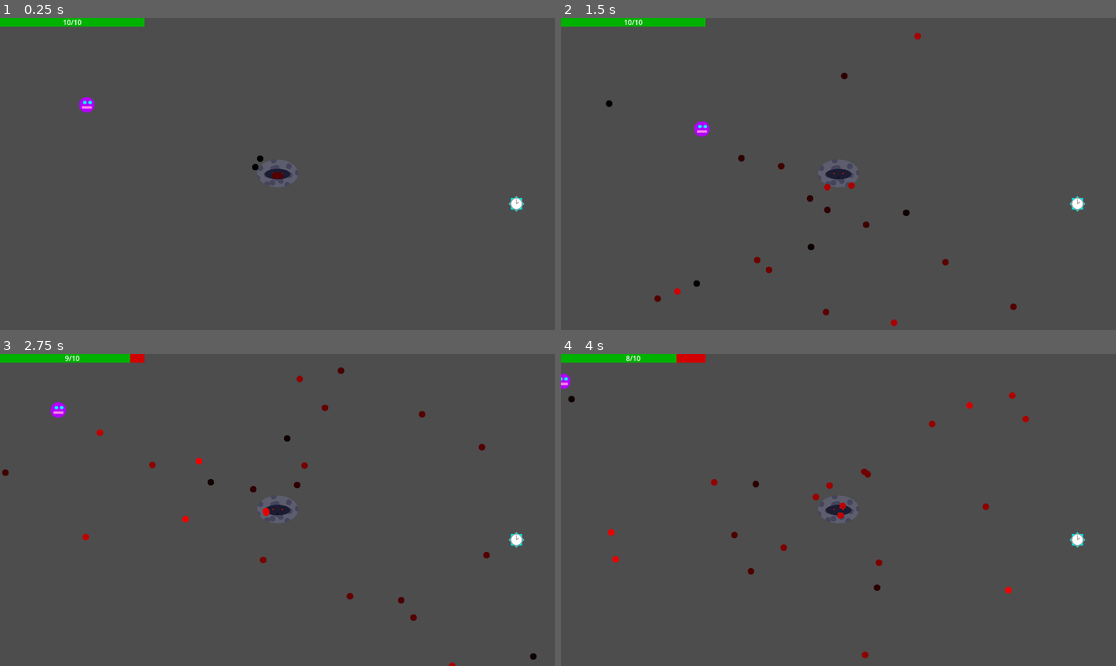
Above: before the commit, frames 1-4 (two rows, left to right).
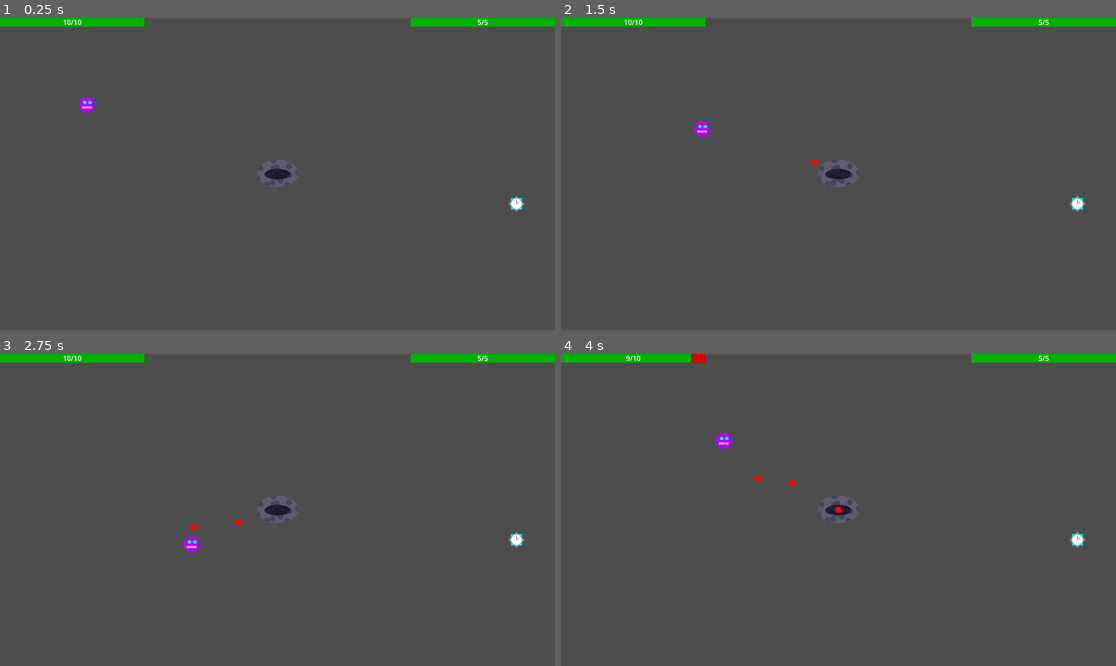
Above: after the commit, the same moments.

Repository: Antoine-Lagache/GameJam_2025
Game: Godot game, scene res://scene/main.tscn
Same seed, same stepped clock (60 frames per second), same inputs: the game is played once before the commit and once after it.
Inputs:
- Up to frame 1 (0.25 s): no input
- Up to frame 2 (1.5 s): hold Right (right) 0.53-1.28 s; hold Shift 0.53-1.28 s; hold Down (down) from 1.28 s (still down); tap Shift at 1.35 s
- Up to frame 3 (2.75 s): release Down (down) at 2.03 s; hold Right (right) from 2.03 s (still down); hold Shift from 2.03 s (still down)
- Up to frame 4 (4 s): release Right (right) at 2.78 s; release Shift at 2.78 s; hold Up (up) 2.78-3.53 s; tap Shift at 2.85 s; hold Left (left) from 3.53 s (still down); hold Shift from 3.53 s (still down)

The runs differ from the first frame. In frame 1, 0.8% of the frame differs, in the area x 45-100%, y 0-52%; in frame 2, 1.2%; in frame 3, 1.6%, in the area x 0-100%, y 0-100%; in frame 4, 1.6%.

Commit message:
geat sur le boss et ajout d'un shader

Diff:
--- a/gamejame/scene/health_bar.tscn
+++ b/gamejame/scene/health_bar.tscn
@@ -3,6 +3,7 @@
 [ext_resource type="Script" uid="uid://bl5jv4s2inf3u" path="res://script/health_bar.gd" id="1_ypsry"]
 
 [node name="Health_bar" type="Node2D"]
+z_index = 1
 script = ExtResource("1_ypsry")
 
 [node name="red" type="ColorRect" parent="."]
--- a/gamejame/scene/mechant.tscn
+++ b/gamejame/scene/mechant.tscn
@@ -1,7 +1,8 @@
-[gd_scene load_steps=4 format=3 uid="uid://bixsisomkggkx"]
+[gd_scene load_steps=5 format=3 uid="uid://bixsisomkggkx"]
 
 [ext_resource type="Texture2D" uid="uid://dvgjro8yi6tjy" path="res://sprites/mechant.png" id="1_to7ja"]
 [ext_resource type="Script" uid="uid://db1rl4it33xcl" path="res://script/mechant.gd" id="2_7bvp0"]
+[ext_resource type="PackedScene" uid="uid://lmckkoynou7k" path="res://scene/health_bar.tscn" id="3_ths1h"]
 
 [sub_resource type="CircleShape2D" id="CircleShape2D_7bvp0"]
 radius = 48.0416
@@ -25,5 +26,12 @@
 wait_time = 0.7
 autostart = true
 
+[node name="CanvasLayer" type="CanvasLayer" parent="."]
+
+[node name="Health_bar" parent="CanvasLayer" instance=ExtResource("3_ths1h")]
+position = Vector2(1420, 0)
+max_health = 5
+health = 5
+
 [connection signal="body_entered" from="Area2D" to="." method="_on_area_2d_body_entered"]
 [connection signal="timeout" from="Timer" to="." method="_on_timer_timeout"]
--- a/gamejame/scene/player.tscn
+++ b/gamejame/scene/player.tscn
@@ -26,4 +26,3 @@
 
 [node name="HeroHit" type="AudioStreamPlayer" parent="."]
 stream = ExtResource("4_ct4mp")
-bus = &"Hero_hit"
--- a/gamejame/scene/time.tscn
+++ b/gamejame/scene/time.tscn
@@ -1,9 +1,39 @@
-[gd_scene load_steps=2 format=3 uid="uid://dmi7sdx6ab5as"]
+[gd_scene load_steps=4 format=3 uid="uid://dmi7sdx6ab5as"]
 
 [ext_resource type="Script" uid="uid://b6vjsah7mp4dy" path="res://script/time.gd" id="1_yegv2"]
 
+[sub_resource type="Shader" id="Shader_066fg"]
+code = "shader_type canvas_item;
+
+uniform bool invert;
+uniform sampler2D SCREEN_TEXTURE : hint_screen_texture, filter_linear_mipmap;
+
+void fragment() {
+	vec4 original_color = texture(SCREEN_TEXTURE, UV);
+	if (invert){
+		COLOR = vec4(1.0-original_color.rgb, original_color.a);
+	}else{
+		COLOR = original_color;
+	}
+}
+
+//void light() {
+//	// Called for every pixel for every light affecting the CanvasItem.
+//	// Uncomment to replace the default light processing function with this one.
+//}
+"
+
+[sub_resource type="ShaderMaterial" id="ShaderMaterial_yegv2"]
+shader = SubResource("Shader_066fg")
+shader_parameter/invert = false
+
 [node name="Node2D" type="Node2D"]
 script = ExtResource("1_yegv2")
+
+[node name="Inversion_shader" type="ColorRect" parent="."]
+material = SubResource("ShaderMaterial_yegv2")
+offset_right = 1920.0
+offset_bottom = 1080.0
 
 [node name="Timer" type="Timer" parent="."]
 process_callback = 0
--- a/gamejame/scene/time_stop.tscn
+++ b/gamejame/scene/time_stop.tscn
@@ -7,6 +7,33 @@
 
 [sub_resource type="CircleShape2D" id="CircleShape2D_pnf1x"]
 radius = 23.0217
+
+[sub_resource type="Animation" id="Animation_0h0kn"]
+length = 0.001
+tracks/0/type = "value"
+tracks/0/imported = false
+tracks/0/enabled = true
+tracks/0/path = NodePath("Sprite2D:visible")
+tracks/0/interp = 1
+tracks/0/loop_wrap = true
+tracks/0/keys = {
+"times": PackedFloat32Array(0),
+"transitions": PackedFloat32Array(1),
+"update": 1,
+"values": [true]
+}
+tracks/1/type = "value"
+tracks/1/imported = false
+tracks/1/enabled = true
+tracks/1/path = NodePath("Power_activation:playing")
+tracks/1/interp = 1
+tracks/1/loop_wrap = true
+tracks/1/keys = {
+"times": PackedFloat32Array(0),
+"transitions": PackedFloat32Array(1),
+"update": 1,
+"values": [false]
+}
 
 [sub_resource type="Animation" id="Animation_l7kak"]
 resource_name = "pick_up"
@@ -49,33 +76,6 @@
 "values": [true]
 }
 
-[sub_resource type="Animation" id="Animation_0h0kn"]
-length = 0.001
-tracks/0/type = "value"
-tracks/0/imported = false
-tracks/0/enabled = true
-tracks/0/path = NodePath("Sprite2D:visible")
-tracks/0/interp = 1
-tracks/0/loop_wrap = true
-tracks/0/keys = {
-"times": PackedFloat32Array(0),
-"transitions": PackedFloat32Array(1),
-"update": 1,
-"values": [true]
-}
-tracks/1/type = "value"
-tracks/1/imported = false
-tracks/1/enabled = true
-tracks/1/path = NodePath("Power_activation:playing")
-tracks/1/interp = 1
-tracks/1/loop_wrap = true
-tracks/1/keys = {
-"times": PackedFloat32Array(0),
-"transitions": PackedFloat32Array(1),
-"update": 1,
-"values": [false]
-}
-
 [sub_resource type="AnimationLibrary" id="AnimationLibrary_x8aa4"]
 _data = {
 &"RESET": SubResource("Animation_0h0kn"),
@@ -101,7 +101,6 @@
 
 [node name="Power_activation" type="AudioStreamPlayer2D" parent="."]
 stream = ExtResource("3_pnf1x")
-bus = &"Power_activation"
 
 [node name="Power_apparition" type="AudioStreamPlayer2D" parent="."]
 stream = ExtResource("4_l7kak")
--- a/gamejame/script/main.gd
+++ b/gamejame/script/main.gd
@@ -12,3 +12,4 @@
 	add_child(bbeg)
 	add_child(hero)
 	add_child(temps)
+	bbeg.connect("mechant_hit", Callable(temps, "on_mechant_hit"))
--- a/gamejame/script/mechant.gd
+++ b/gamejame/script/mechant.gd
@@ -1,5 +1,6 @@
 extends Node2D
 
+signal mechant_hit
 
 var pattern_path = load("res://scene/pattern.tscn")
 var bullet_limit:int = 100
@@ -9,8 +10,10 @@
 	add_to_group("mechant")
 	var screen = DisplayServer.window_get_size()
 	position = Vector2(screen.x/2, screen.y/2)
-	pattern.pattern_id=4
+	pattern.pattern_id=3
 	add_child(pattern)
+	$CanvasLayer/Health_bar.max_health = 5
+	$CanvasLayer/Health_bar.position = Vector2(screen.x - $CanvasLayer/Health_bar/red.size.x,0)
 
 func _physics_process(_delta: float) -> void:
 	pass
@@ -22,5 +25,8 @@
 	pass
 
 func _on_area_2d_body_entered(body: Node2D) -> void:
-	if body.is_in_group("player"):
+	if body.is_in_group("player") and Global.time_speed:
 		body.loose_pv()
+	elif body.is_in_group("player") and Global.time_speed ==0.:
+		$CanvasLayer/Health_bar.health += -1
+		emit_signal("mechant_hit")
--- a/gamejame/script/time.gd
+++ b/gamejame/script/time.gd
@@ -5,13 +5,14 @@
 var mechant:Node
 var screen = DisplayServer.window_get_size()
 var dist_min = 150
-
+@onready var shader_material = $Inversion_shader.material
 
 # Called when the node enters the scene tree for the first time.
 func _ready() -> void:
 	player =  get_tree().get_nodes_in_group("player")[0]
 	mechant =  get_tree().get_nodes_in_group("mechant")[0]
 	$Timer_bar.position.y = screen.y - 30
+	$Inversion_shader.size = screen
 	$Timer_bar.visible = false
 	spawn_time_stop()
 
@@ -31,9 +32,19 @@
 
 func start_timer():
 	$Timer.start()
+	shader_material.set_shader_parameter("invert", true)
 	$Timer_bar.visible = true
 
 func _on_timer_timeout() -> void:
 	Global.time_speed = 1.0
 	$Timer_bar.visible = false
+	shader_material.set_shader_parameter("invert", false)
 	spawn_time_stop()
+
+func on_mechant_hit():
+	Global.time_speed = 1.0
+	$Timer_bar.visible = false
+	$Timer.stop()
+	shader_material.set_shader_parameter("invert", false)
+	spawn_time_stop()
+	player.position = Vector2(100,100)
Not shown: 1 places in gamejame/default_bus_layout.tres that only renumber resources
Not shown: 1 places in gamejame/scene/pattern.tscn that only renumber resources
